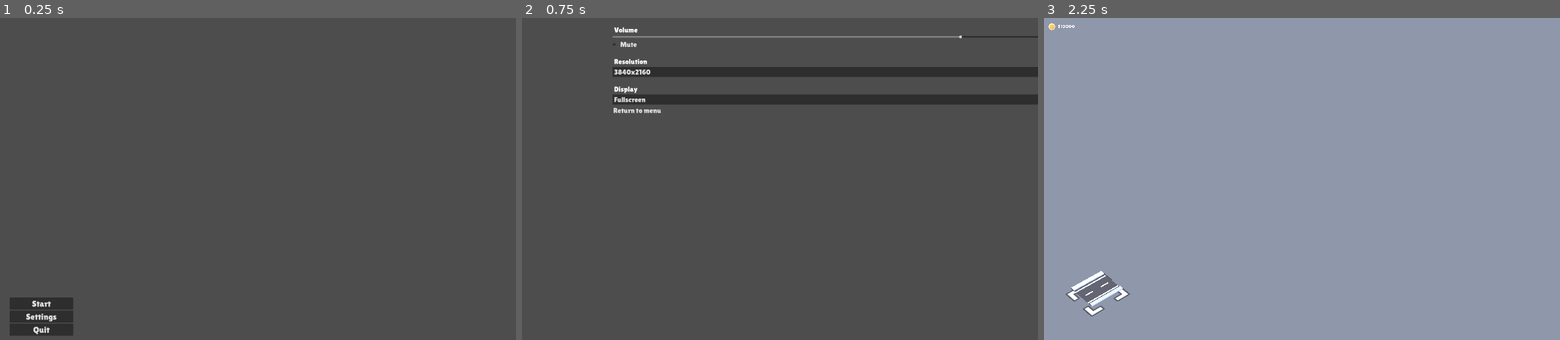
Above: before the commit, frames 1-3 (left to right).
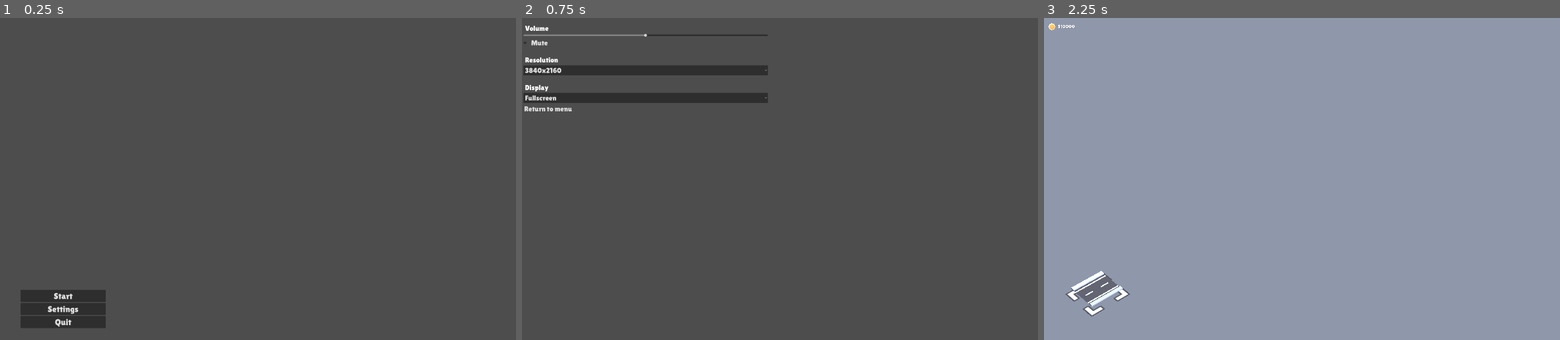
Above: after the commit, the same moments.

Repository: algosup/2024-2025-project-2-serious-game-team-3
Game: Godot game, scene res://scenes/menu.tscn
Two runs of this game, one before a commit and one after it. Both use one fixed random seed, a clock stepped at 60 frames per second and the inputs below.
Inputs:
- Up to frame 1 (0.25 s): no input
- Up to frame 2 (0.75 s): click "Settings" at 0.5 s
- Up to frame 3 (2.25 s): click "Return to menu" at 1.25 s; click "Start" at 2 s

The runs differ from the first frame. In frame 1, 1.7% of the frame differs, in the area x 1-21%, y 84-99%; in frame 2, 6.0%, in the area x 0-100%, y 2-30%; in frame 3, nothing differs.

Commit message:
menu fix

Diff:
--- a/Green City/scenes/menu.tscn
+++ b/Green City/scenes/menu.tscn
@@ -18,10 +18,10 @@
 anchors_preset = 2
 anchor_top = 1.0
 anchor_bottom = 1.0
-offset_left = 48.0
-offset_top = -211.0
-offset_right = 311.0
-offset_bottom = 70.0
+offset_left = 102.0
+offset_top = -249.0
+offset_right = 454.0
+offset_bottom = 65.0
 grow_vertical = 0
 scale = Vector2(1.2, 1.2)
 theme = ExtResource("1_hbmik")
--- a/Green City/scenes/settings.tscn
+++ b/Green City/scenes/settings.tscn
@@ -7,12 +7,10 @@
 
 [node name="Settings" type="Control"]
 layout_mode = 3
-anchor_left = -0.35
 anchor_top = -0.000925926
 anchor_right = 0.99974
 anchor_bottom = 0.999074
-grow_horizontal = 2
-grow_vertical = 2
+offset_bottom = 0.000243902
 theme = ExtResource("2_f25tv")
 script = ExtResource("1_ydyv0")
 
@@ -29,10 +27,10 @@
 anchors_preset = 15
 anchor_right = 1.0
 anchor_bottom = 1.0
-offset_left = 1345.0
-offset_top = 4.0
-offset_right = 1345.0
-offset_bottom = 4.0
+offset_left = 7.0
+offset_top = -4.0
+offset_right = -1339.0
+offset_bottom = -3.99976
 grow_horizontal = 2
 grow_vertical = 2
 theme = ExtResource("2_f25tv")
